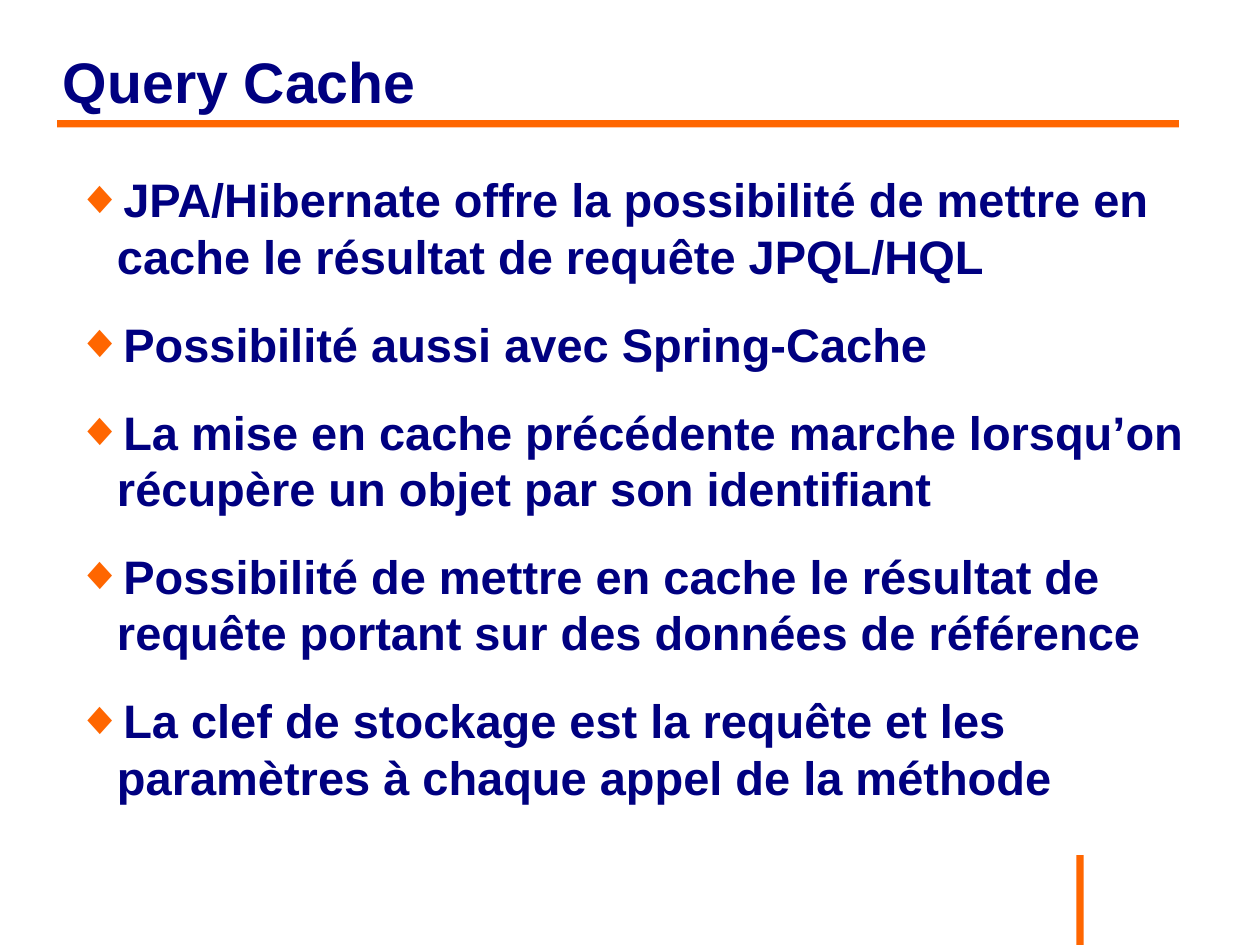
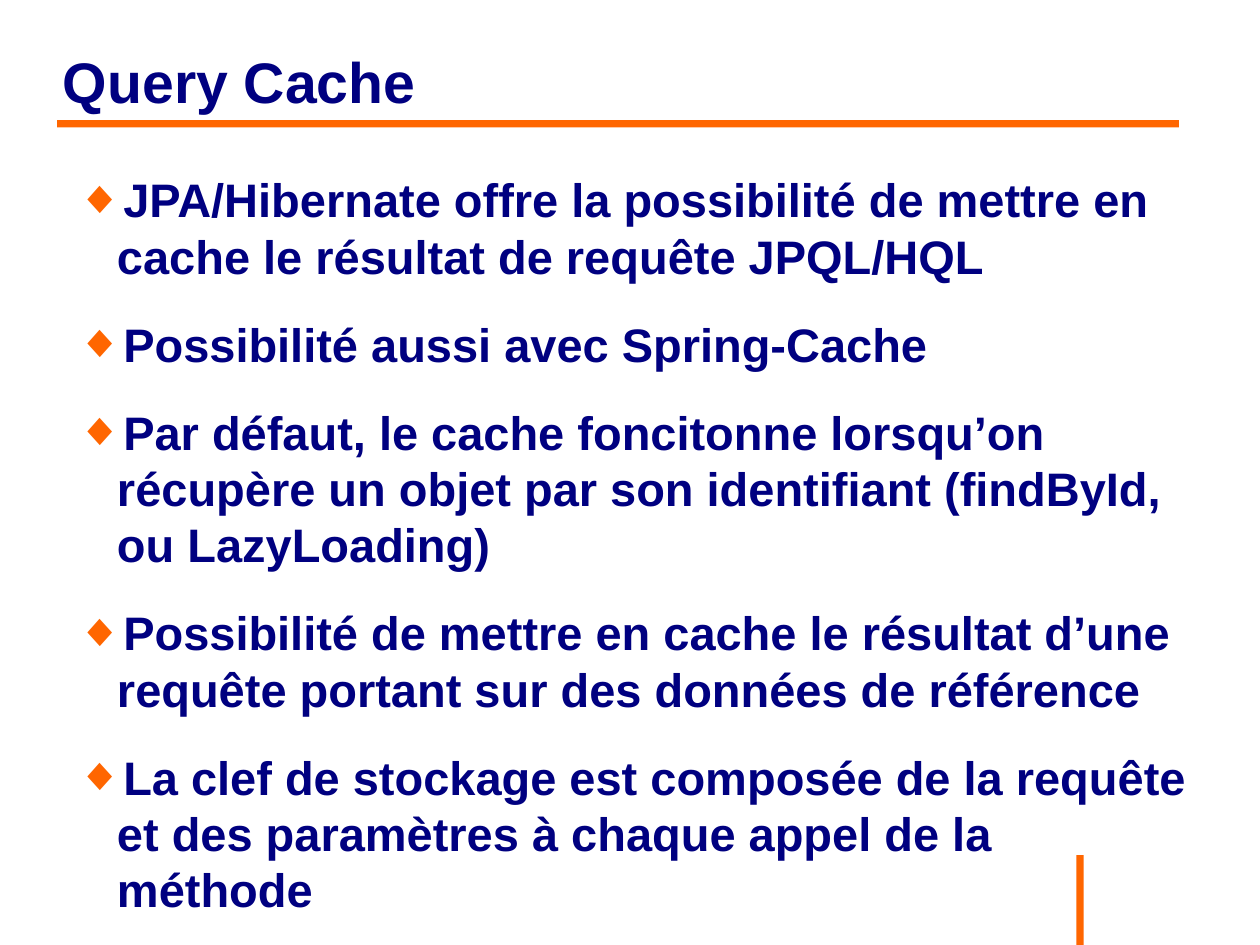
Before and after one commit to philphils/formation-hibernate-avancee, a slide deck: slide 64 of Documentation/diapo_formation_hibernate_avancee.odp. Drawn at 1260x945 pixels with LibreOffice and Linux fonts; fonts in the diff are those of the drawing; background and template pictures are left out. Boxes give left, top, right and bottom in pixels: in the first picture for what was removed or moved away, otherwise in the second. Text is boxed around its words. In the diff, an @@ line names an element or a change of style, - is before the commit and + after.

```diff
--- a/Documentation/diapo_formation_hibernate_avancee.odp
+++ b/Documentation/diapo_formation_hibernate_avancee.odp
@@ text at bbox=[117, 415, 1186, 908]: text changed @@
-◆ La mise en cache précédente marche lorsqu’on récupère un objet par son identifiant
-◆ Possibilité de mettre en cache le résultat de requête portant sur des données de référence
-◆ La clef de stockage est la requête et les paramètres à chaque appel de la méthode
+◆ Par défaut, le cache foncitonne lorsqu’on récupère un objet par son identifiant (findById, ou LazyLoading)
+◆ Possibilité de mettre en cache le résultat d’une requête portant sur des données de référence
+◆ La clef de stockage est composée de la requête et des paramètres à chaque appel de la méthode
```
Also in this commit, not shown: 11 other slides changed.
